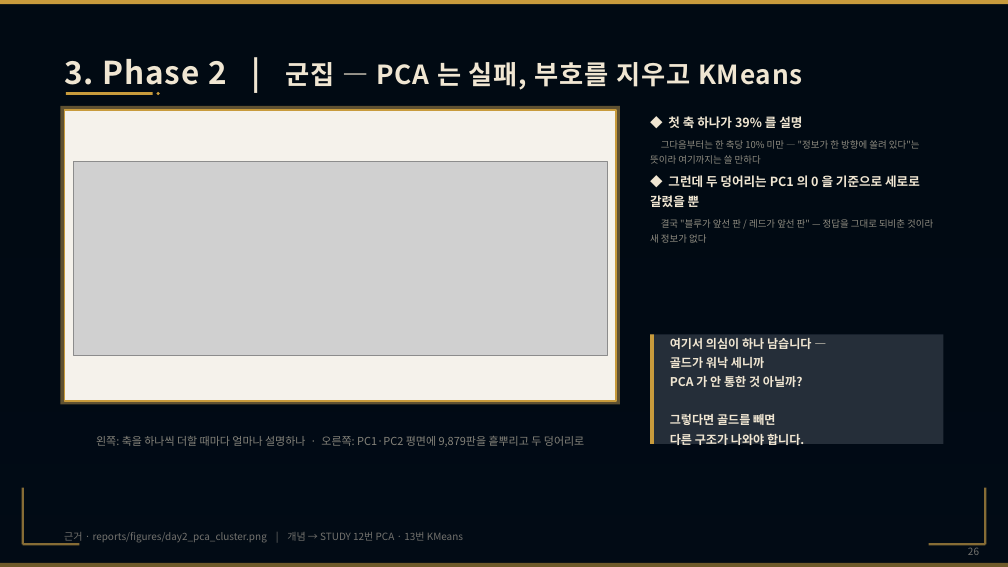
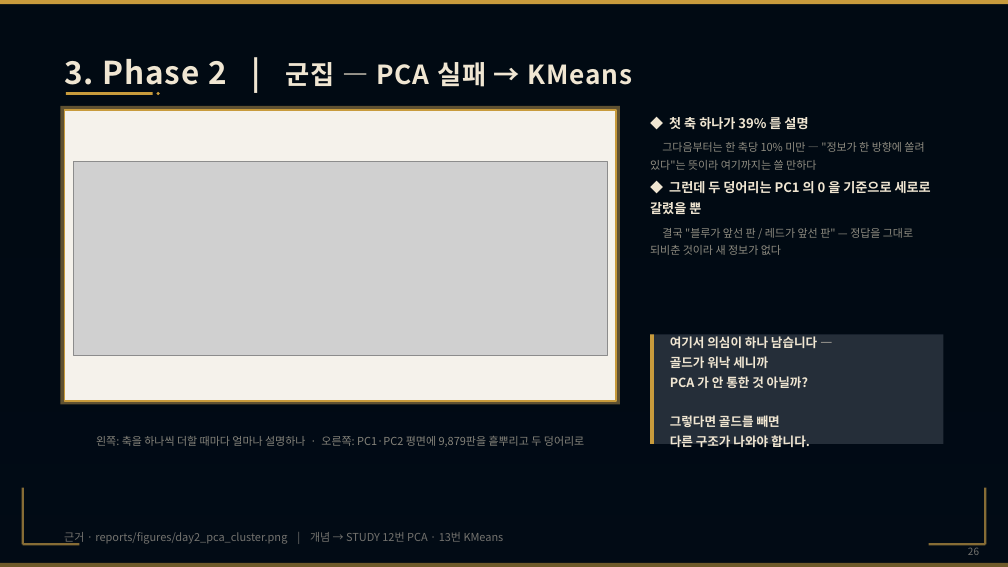
Before and after one commit to wpalswpa/project2608, a slide deck: slide 26 of 4조(십분컷)_미니2프로젝트_LoL 인게임 시점별 경기 데이터 기반 승패 예측 및 핵심 승리요인 분석_발표자료.pptx. Drawn at 1008x567 pixels with LibreOffice and Linux fonts; fonts in the diff are those of the drawing; grey boxes stand for pictures; background and template pictures are left out. Boxes give left, top, right and bottom in pixels: in the first picture for what was removed or moved away, otherwise in the second. Text is boxed around its words. In the diff, an @@ line names an element or a change of style, - is before the commit and + after.

```diff
--- a/4조(십분컷)_미니2프로젝트_LoL 인게임 시점별 경기 데이터 기반 승패 예측 및 핵심 승리요인 분석_발표자료.pptx
+++ b/4조(십분컷)_미니2프로젝트_LoL 인게임 시점별 경기 데이터 기반 승패 예측 및 핵심 승리요인 분석_발표자료.pptx
@@ text at bbox=[64, 59, 633, 93]: text changed @@
-3. Phase 2 | 군집 — PCA 는 실패, 부호를 지우고 KMeans
+3. Phase 2 | 군집 — PCA 실패 → KMeans
@@ text "◆ 첫 축 하나가 39% ..." at bbox=[650, 114, 931, 255]: size 12 to 12.5 pt in "◆ 첫 축 하나가 39% 를 설명", "◆ 그런데 두 덩어리는 PC1 의 0 ..."; size 9 to 10.5 pt in "그다음부터는 한 축당 10% 미만 — "정보가 ...", "결국 "블루가 앞선 판 / 레드가 앞선 ..." @@
@@ text "여기서 의심이 하나 남습니다 — ..." at bbox=[670, 336, 817, 447]: size 11.5 to 12 pt @@
@@ text "근거 · reports/figures/day2_pca_cluster.png | 개념 ..." at bbox=[64, 532, 504, 545]: size 9.5 to 10.5 pt @@
```
Also in this commit, not shown: 27 other slides changed, 1 slide added, 1 other file.
